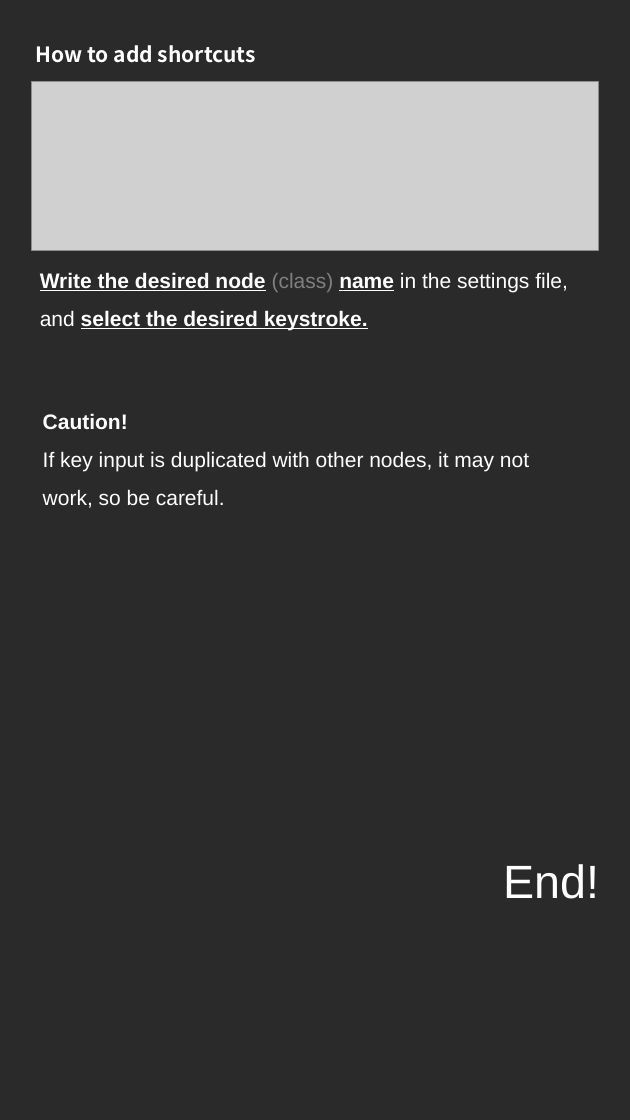
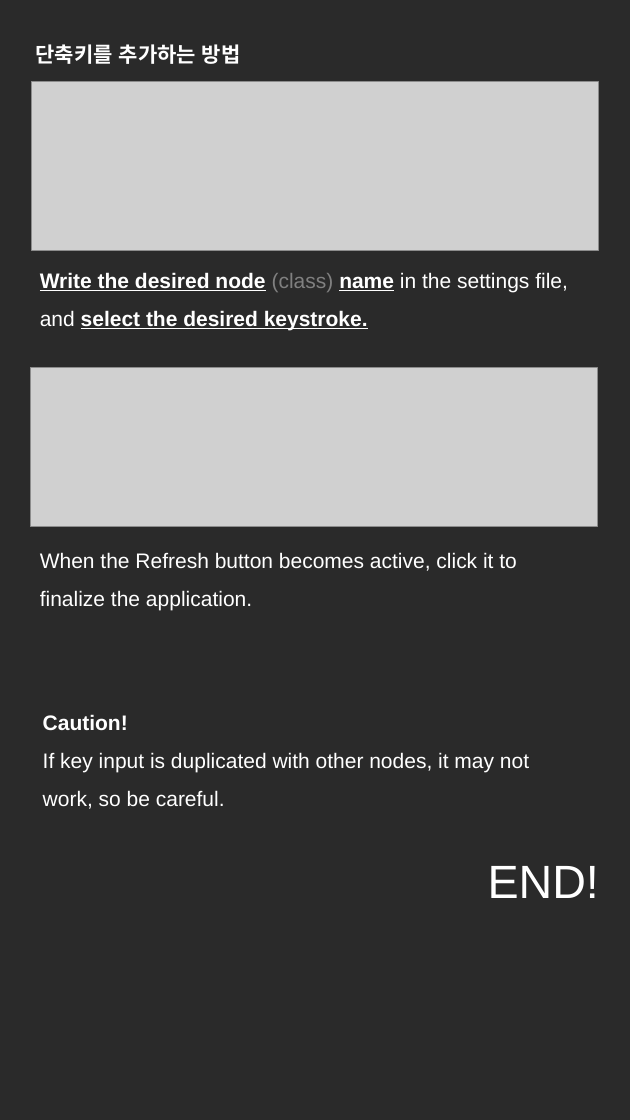
Before and after one commit to NK-Studio/ShaderGraphHotKey, a slide deck: slide 6 of Document EN.pptx. Drawn at 630x1120 pixels with LibreOffice and Linux fonts; fonts in the diff are those of the drawing; grey boxes stand for pictures. Boxes give left, top, right and bottom in pixels: in the first picture for what was removed or moved away, otherwise in the second. Text is boxed around its words. In the diff, an @@ line names an element or a change of style, - is before the commit and + after.

```diff
--- a/Document EN.pptx
+++ b/Document EN.pptx
@@ text at (36, 44, 241, 64): text changed @@
-How to add shortcuts
+단축키를 추가하는 방법
@@ picture added at (30, 368, 597, 527) @@
@@ text added at (40, 552, 517, 610), 18 pt, text #FFFFFF @@
+When the Refresh button becomes active, click it to finalize the application.
@@ text at (43, 714, 529, 809): text changed @@
-Caution!
-If key input is duplicated with other nodes, it may not work, so be careful.
+Caution!
+If key input is duplicated with other nodes, it may not work, so be careful.
@@ text at (488, 866, 599, 898): text changed @@
-End!
+END!
```
Also in this commit, not shown: 5 other slides changed, 2 other files.
